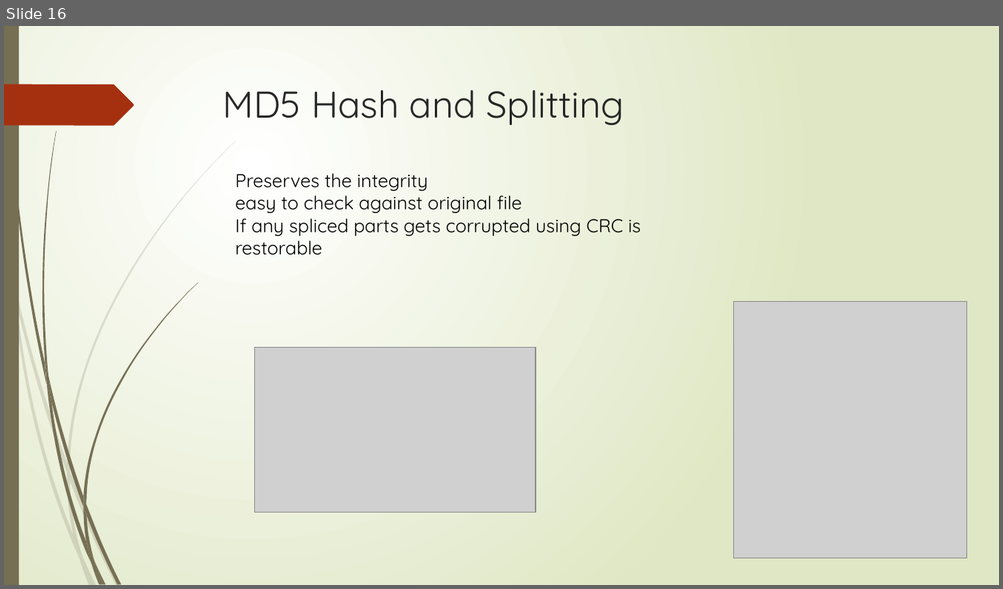
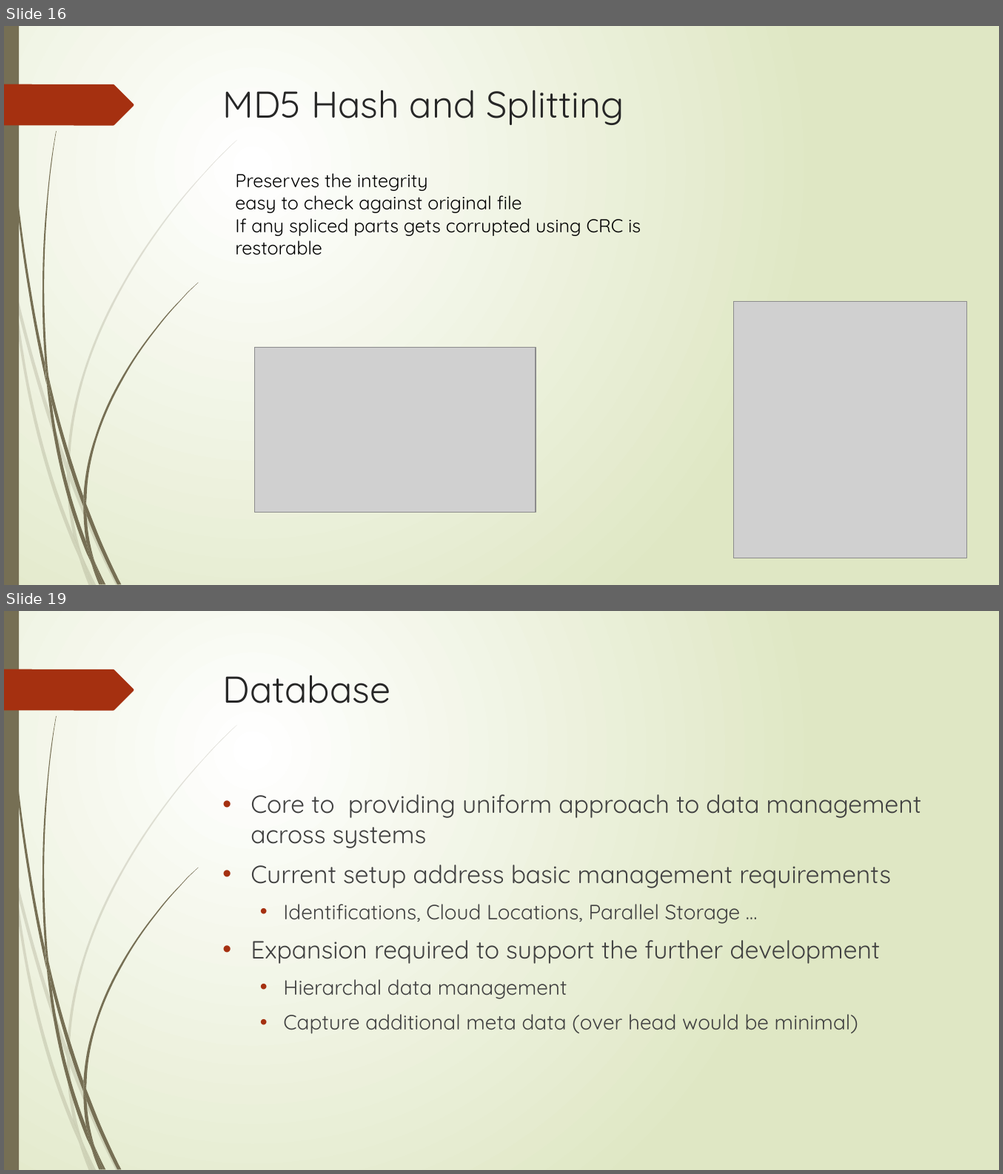
Before and after one commit to paulbry/AdvDB-Prototype, a slide deck: docs/Parallel GET and PUT in UNISON.pptx. Shown one above the other, each under a label of ours: slide 16 before the commit, slides 16 and 19 after it; the slides between them are not shown. The pictures are 1003x589 and 1003x1174 pixels, drawn with LibreOffice and Linux fonts; fonts in the diff are those of the drawing; grey boxes stand for pictures. Boxes give left, top, right and bottom in pixels: in the first picture for what was removed or moved away, otherwise in the second. Text is boxed around its words. In the diff, an @@ line names an element or a change of style, - is before the commit and + after.

```diff
--- a/docs/Parallel GET and PUT in UNISON.pptx
+++ b/docs/Parallel GET and PUT in UNISON.pptx
@@ slide 19 added at (4,611,999,1170), background gradient #FFFFFF to #DFE8C4; not listed: 24 template elements that a slide beside it also shows @@
@@ title added at (223,675,390,703), 36 pt, text #262626 @@
+Database
@@ text added at (250,795,922,1034), 24 pt, text #404040 @@
+• Core to providing uniform approach to data management across systems
+• Current setup address basic management requirements
+  • Identifications, Cloud Locations, Parallel Storage …
+• Expansion required to support the further development
+  • Hierarchal data management
+  • Capture additional meta data (over head would be minimal)
```
Also in this commit, not shown: 2 slides changed, 3 other slides added, 1 slide removed.
